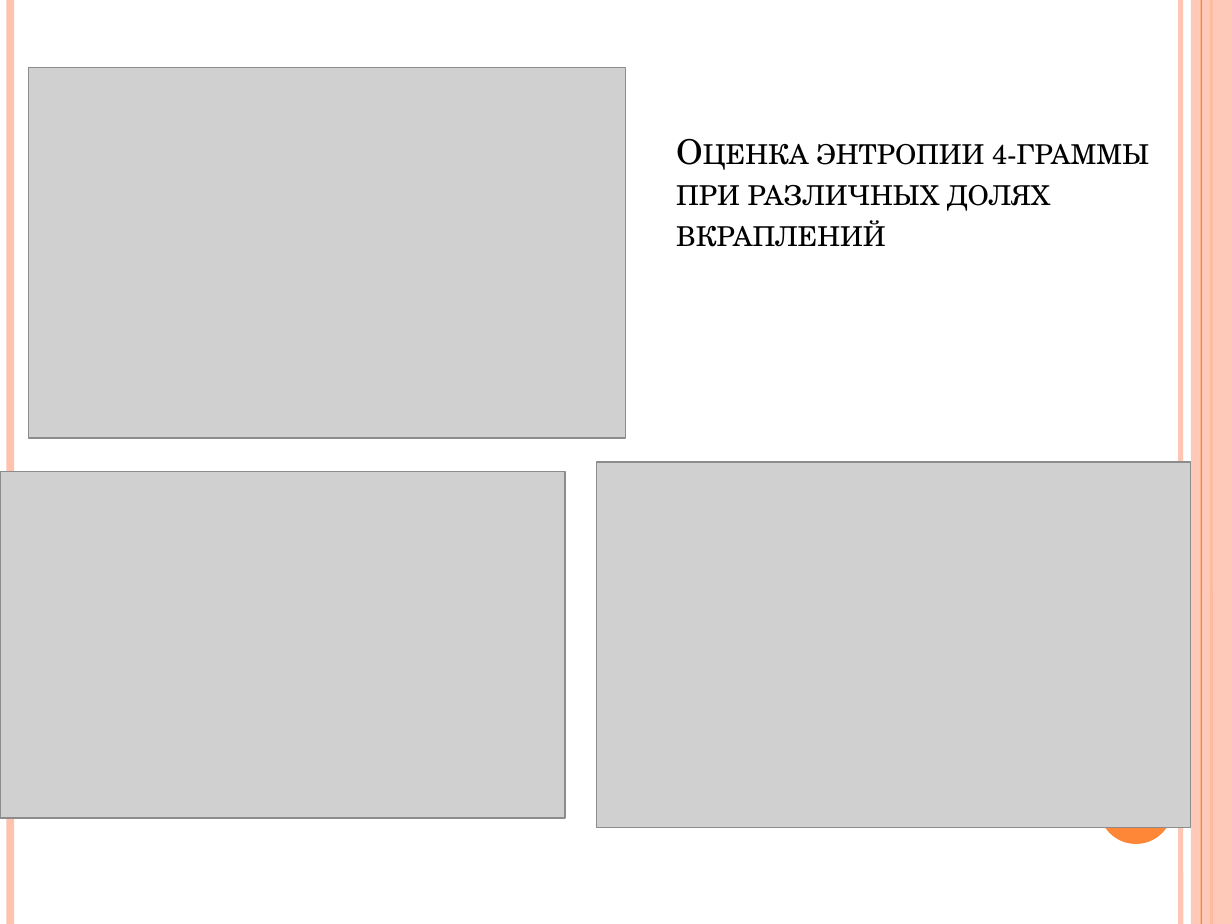
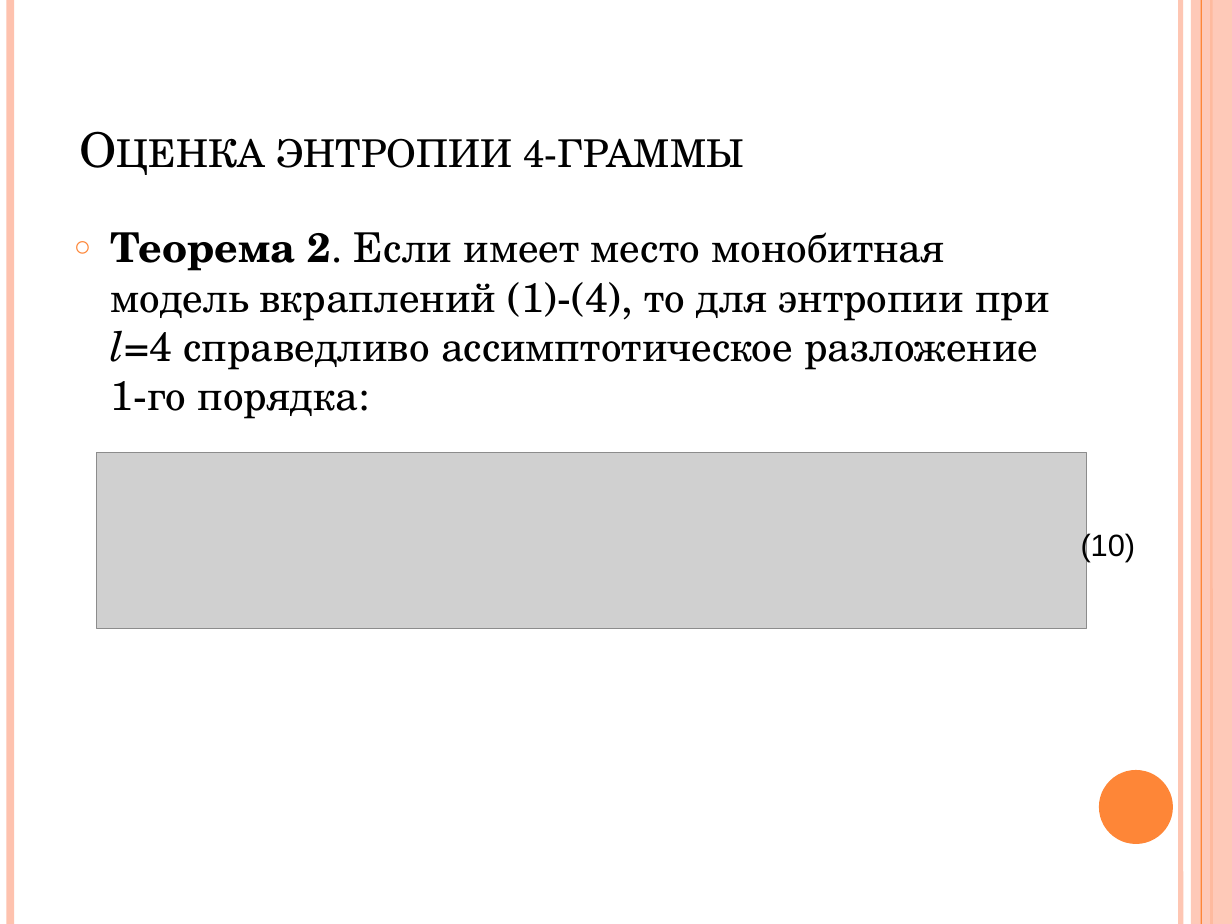
Before and after one commit to shymic/Tex-Diploma, a slide deck: slide 6 of Диплом/Шимко А. Ч..pptx (slide 5 before the commit). Drawn at 1232x924 pixels with LibreOffice and Linux fonts; fonts in the diff are those of the drawing; grey boxes stand for pictures. Boxes give left, top, right and bottom in pixels: in the first picture for what was removed or moved away, otherwise in the second. Text is boxed around its words. In the diff, an @@ line names an element or a change of style, - is before the commit and + after.

```diff
--- a/Диплом/Шимко А. Ч..pptx
+++ b/Диплом/Шимко А. Ч..pptx
@@ picture removed at (x1=28, y1=68, x2=625, y2=439) @@
@@ title at (x1=276, y1=138, x2=745, y2=168): text changed; size 20 to 28 pt @@
-Оценка энтропии 4-граммы при различных долях вкраплений
+Оценка энтропии 4-граммы
@@ text added at (x1=111, y1=232, x2=1050, y2=419), 24 pt, text #000000 @@
+○ Теорема 2. Если имеет место монобитная модель вкраплений (1)-(4), то для энтропии при l=4 справедливо ассимптотическое разложение 1-го порядка:
@@ picture removed at (x1=0, y1=472, x2=565, y2=818) @@
@@ picture added at (x1=96, y1=452, x2=1087, y2=628) @@
@@ picture removed at (x1=596, y1=462, x2=1190, y2=828) @@
@@ text added at (x1=1081, y1=532, x2=1136, y2=562), 18 pt, text #000000 @@
+(10)
```
Also in this commit, not shown: 5 other slides changed, 8 slides added, 3 slides removed, 15 other files.
